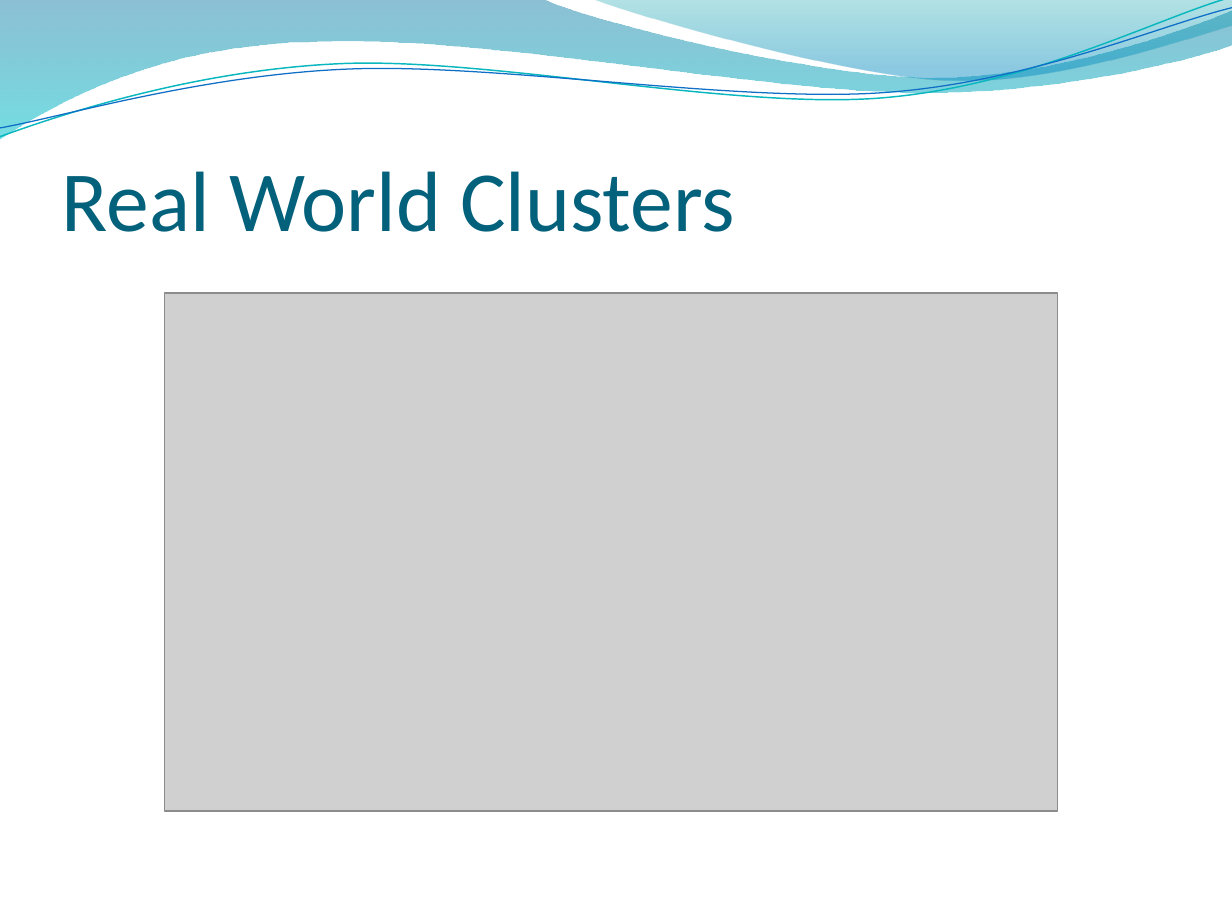
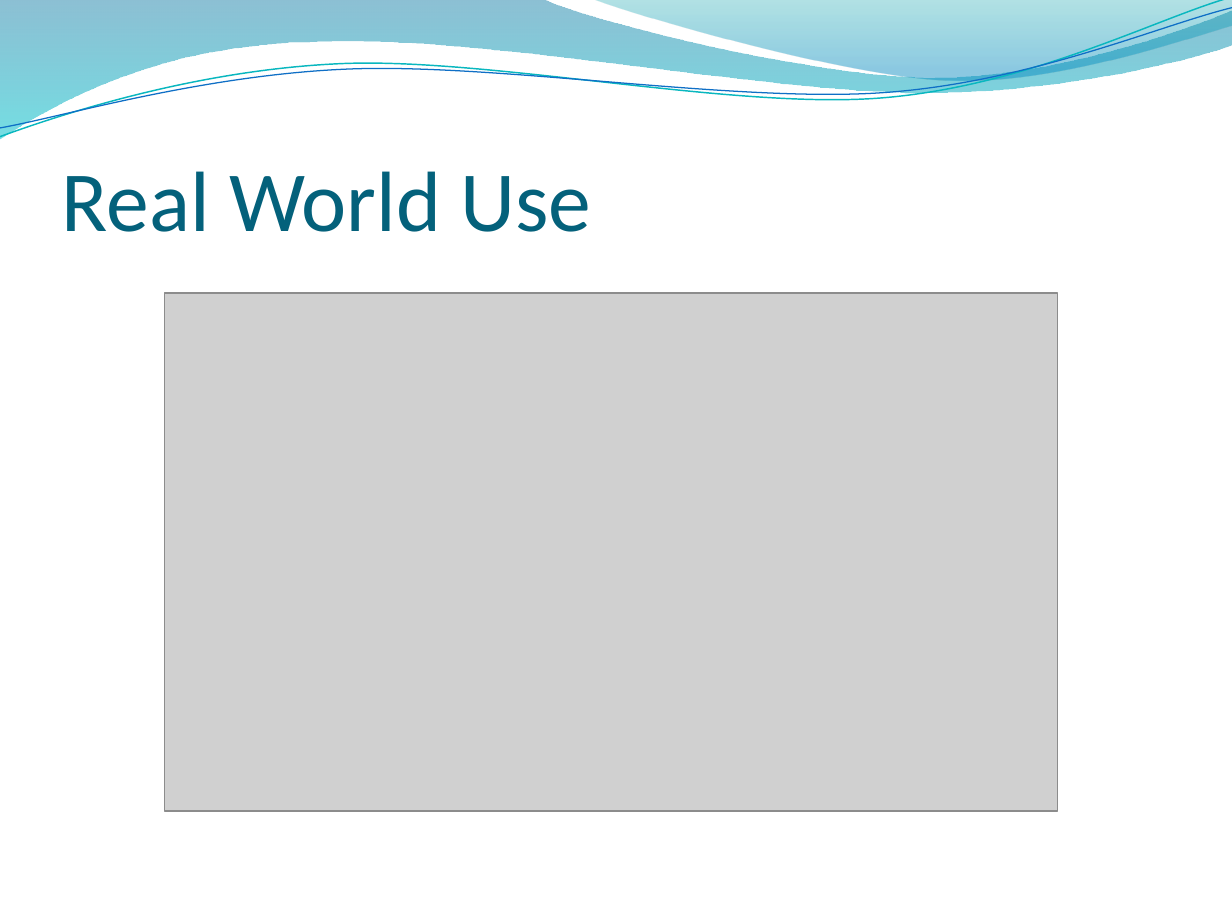
Before and after one commit to edvelezg/unb-os, a slide deck: slide 37 of google-fs/google-fs.pptx (slide 24 before the commit). Drawn at 1232x924 pixels with LibreOffice and Linux fonts; fonts in the diff are those of the drawing; grey boxes stand for pictures; background and template pictures are left out. Boxes give left, top, right and bottom in pixels: in the first picture for what was removed or moved away, otherwise in the second. Text is boxed around its words. In the diff, an @@ line names an element or a change of style, - is before the commit and + after.

```diff
--- a/google-fs/google-fs.pptx
+++ b/google-fs/google-fs.pptx
@@ title at <box>62,171,591,232</box>: text changed @@
-Real World Clusters
+Real World Use
```
Also in this commit, not shown: 9 other slides changed, 13 slides added, 1 slide removed.
